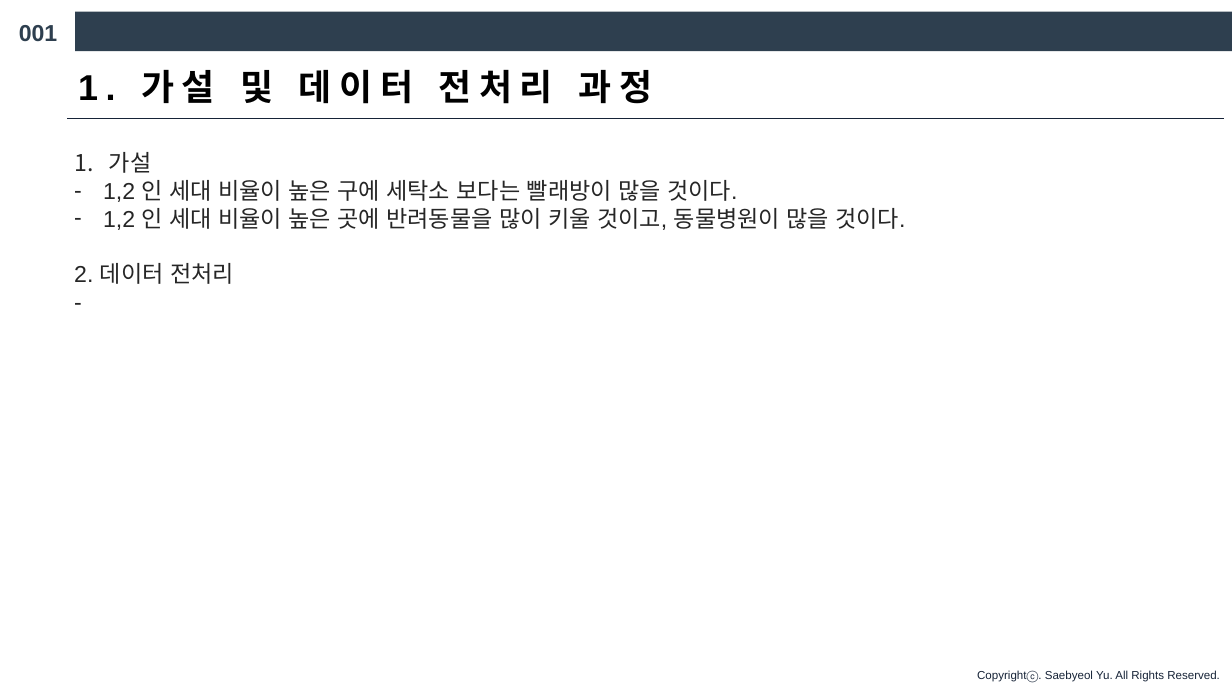
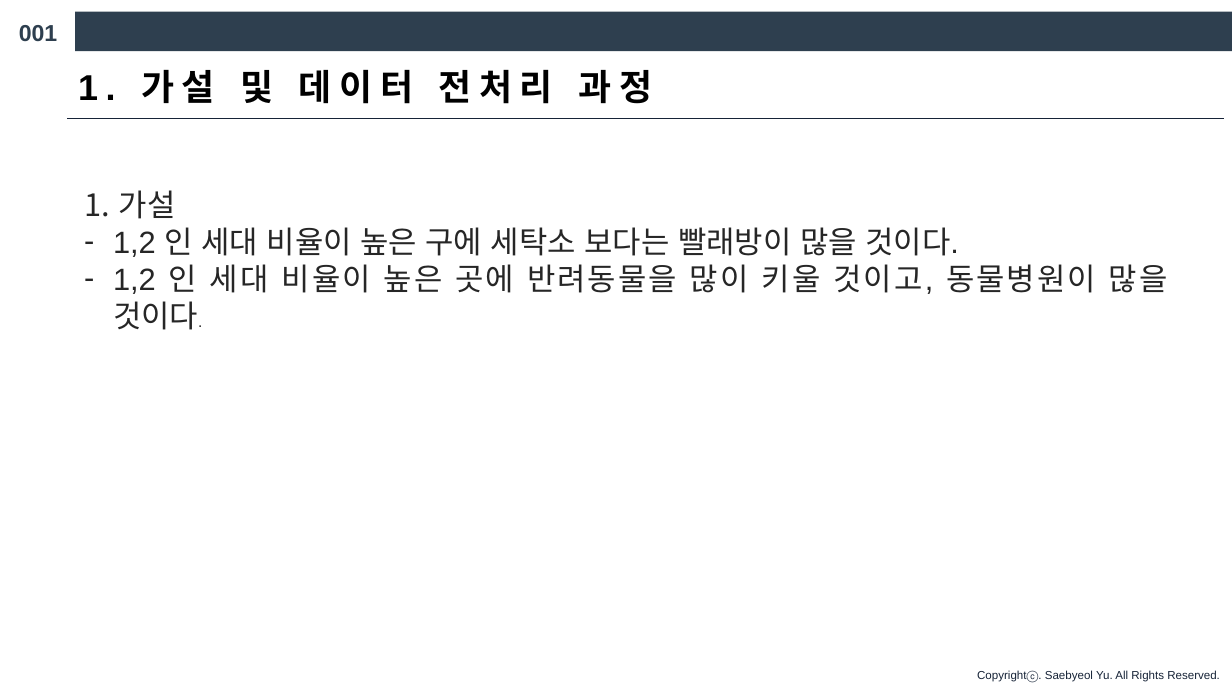
Before and after one commit to hnubigdata1/project_1, a slide deck: slide 3 of 1조.R 팀프로젝트.pptx. Drawn at 1232x693 pixels with LibreOffice and Linux fonts; fonts in the diff are those of the drawing. Boxes give left, top, right and bottom in pixels: in the first picture for what was removed or moved away, otherwise in the second. Text is boxed around its words. In the diff, an @@ line names an element or a change of style, - is before the commit and + after.

```diff
--- a/1조.R 팀프로젝트.pptx
+++ b/1조.R 팀프로젝트.pptx
@@ text "가설": place and size @@
-text "가설" at [74, 152, 905, 284]
+text "가설" at [113, 190, 1168, 330]
@@ text "가설" at [113, 190, 1168, 330]: size 18 to 24 pt; size 18 to 12 pt in "것이다." @@
@@ text at [74, 263, 234, 284]: paragraphs removed @@
-2. 데이터 전처리
--
```
Also in this commit, not shown: 4 other slides changed, 1 slide added.
